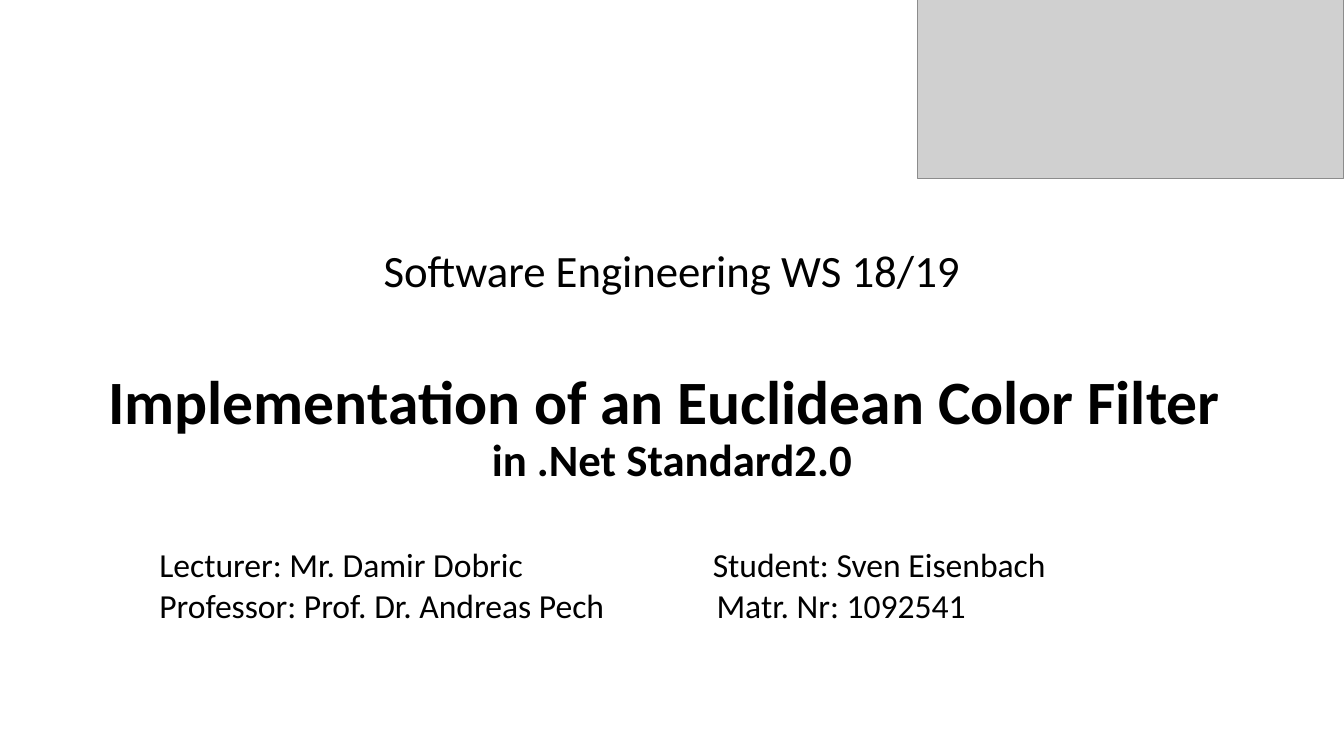
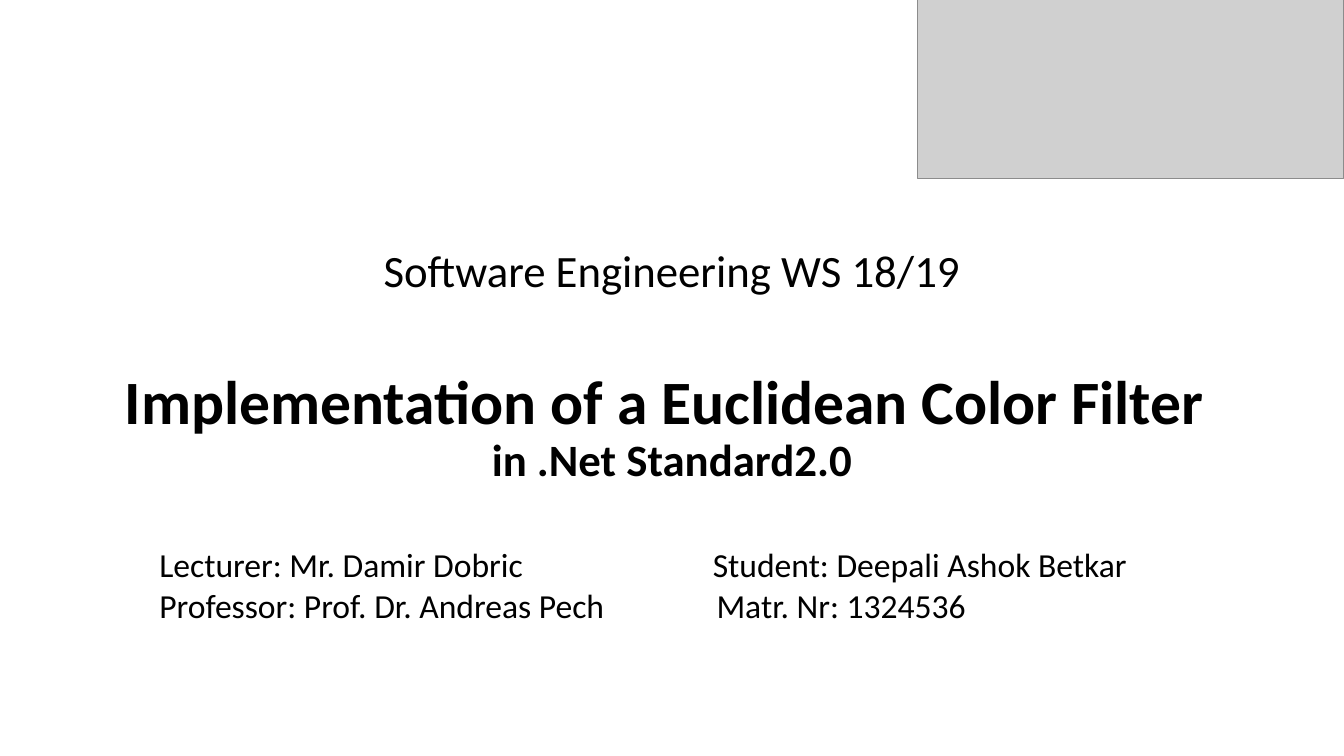
Before and after one commit to UniversityOfAppliedSciencesFrankfurt/LearningApi, a slide deck: slide 1 of LearningApi/EuclideanColorFilter/Documentation/Updated_Documents/Presentation_DeepaliBetkar.pptx. Drawn at 1344x756 pixels with LibreOffice and Linux fonts; fonts in the diff are those of the drawing; grey boxes stand for pictures. Boxes give left, top, right and bottom in pixels: in the first picture for what was removed or moved away, otherwise in the second. Text is boxed around its words. In the diff, an @@ line names an element or a change of style, - is before the commit and + after.

```diff
--- a/LearningApi/EuclideanColorFilter/Documentation/Updated_Documents/Presentation_DeepaliBetkar.pptx
+++ b/LearningApi/EuclideanColorFilter/Documentation/Updated_Documents/Presentation_DeepaliBetkar.pptx
@@ title at <box>125,380,1203,477</box>: text changed @@
-Implementation of an Euclidean Color Filter
-in .Net Standard2.0
+Implementation of a Euclidean Color Filter
+in .Net Standard2.0
@@ subtitle at <box>159,553,966,619</box>: text changed @@
-Lecturer: Mr. Damir Dobric Student: Sven Eisenbach
-Professor: Prof. Dr. Andreas Pech Matr. Nr: 1092541
+Lecturer: Mr. Damir Dobric Student: Deepali Ashok Betkar
+Professor: Prof. Dr. Andreas Pech Matr. Nr: 1324536
```
Also in this commit, not shown: 1 other slide changed, 1 other file.
